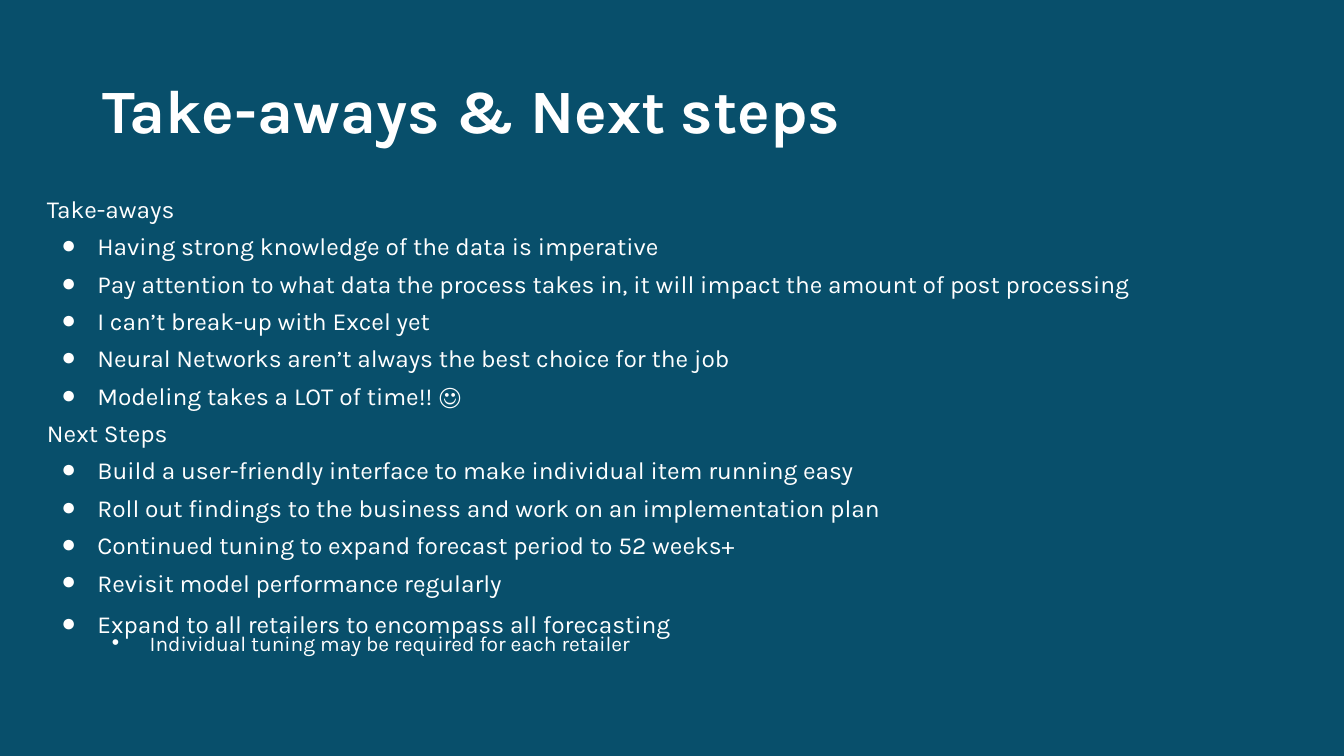
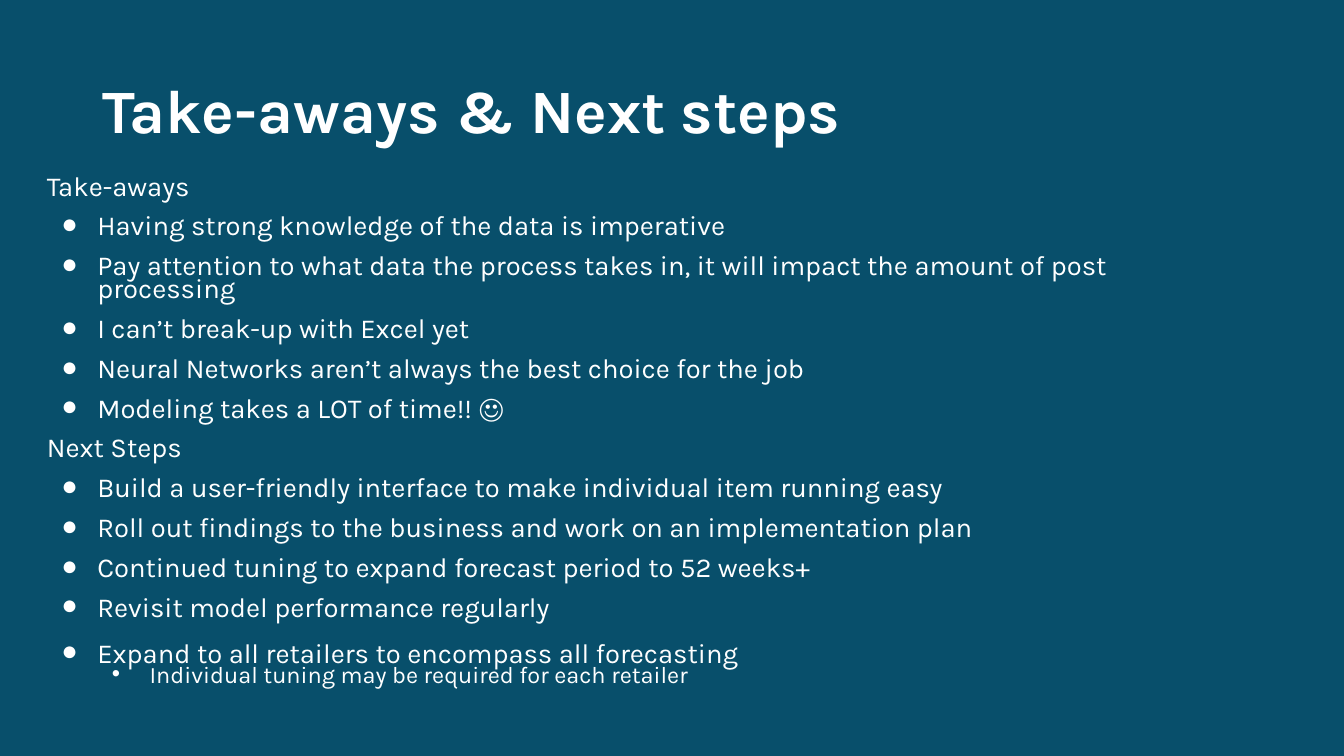
Before and after one commit to jstipe1/AI_Project_3, a slide deck: slide 10 of Forecasting_presentation.pptx. Drawn at 1344x756 pixels with LibreOffice and Linux fonts; fonts in the diff are those of the drawing. Boxes give left, top, right and bottom in pixels: in the first picture for what was removed or moved away, otherwise in the second. Text is boxed around its words. In the diff, an @@ line names an element or a change of style, - is before the commit and + after.

```diff
--- a/Forecasting_presentation.pptx
+++ b/Forecasting_presentation.pptx
@@ text "Take-aways": place and size @@
-text "Take-aways" at <box>47,201,1129,656</box>
+text "Take-aways" at <box>47,177,1107,689</box>
@@ text "Take-aways" at <box>47,177,1107,689</box>: size 17.5 to 19.6 pt; size 15 to 16.8 pt in "Individual tuning may be required for each ..." @@
```
Also in this commit, not shown: 4 other slides changed.
